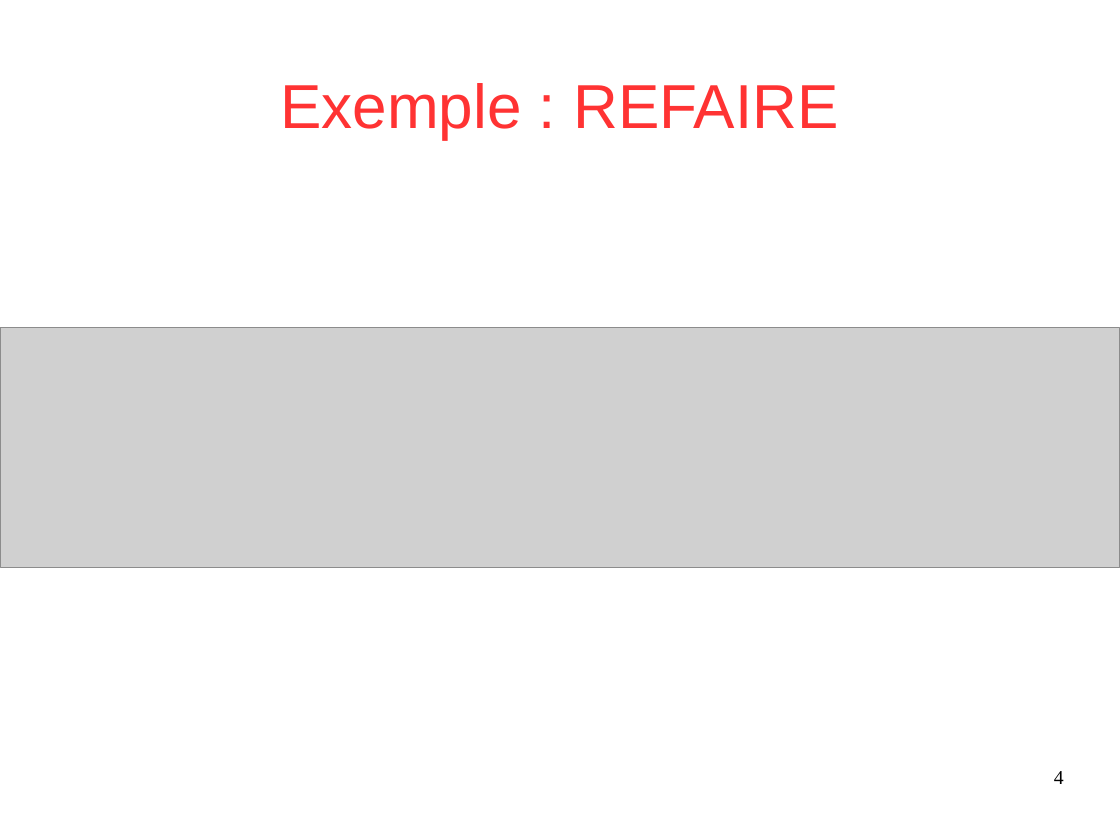
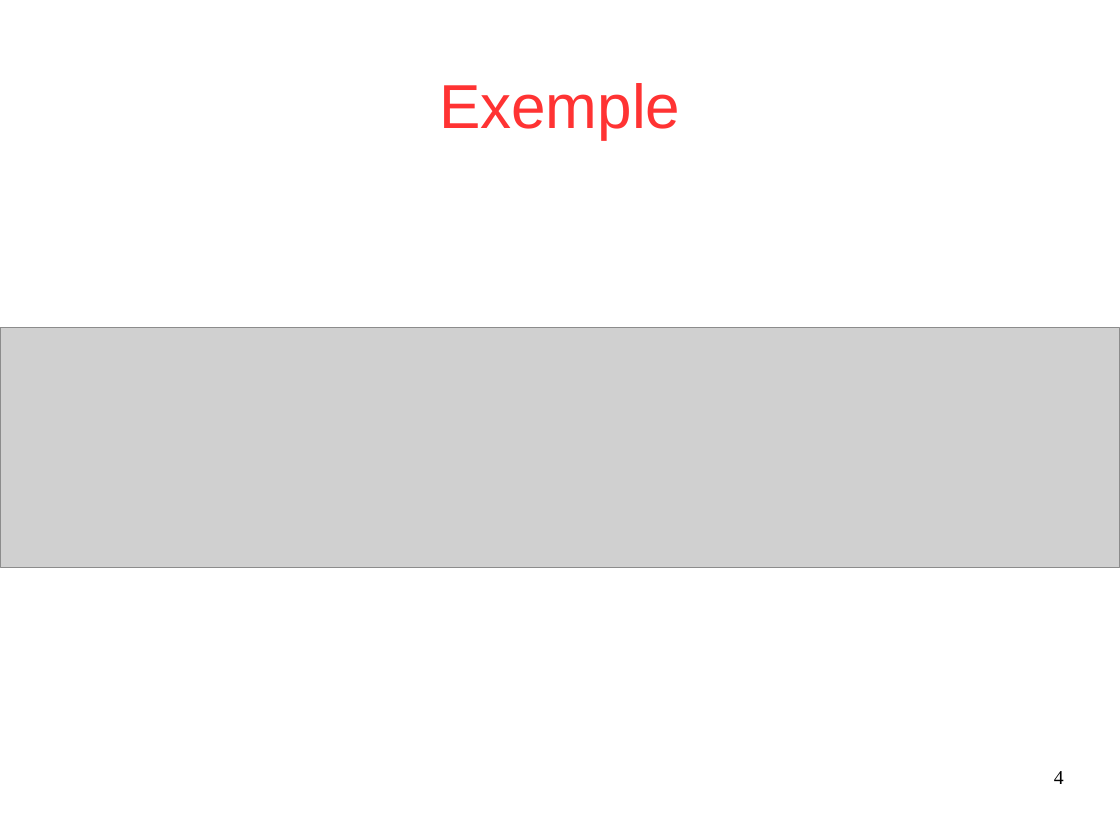
Before and after one commit to Sle3pingForest/StageL3, a slide deck: slide 4 of RapportDamien/presentation.odp. Drawn at 1120x840 pixels with LibreOffice and Linux fonts; fonts in the diff are those of the drawing; grey boxes stand for pictures; background and template pictures are left out. Boxes give left, top, right and bottom in pixels: in the first picture for what was removed or moved away, otherwise in the second. Text is boxed around its words. In the diff, an @@ line names an element or a change of style, - is before the commit and + after.

```diff
--- a/RapportDamien/presentation.odp
+++ b/RapportDamien/presentation.odp
@@ title at [439,83,680,139]: text changed @@
-Exemple : REFAIRE
+Exemple
```
Also in this commit, not shown: 1 other slide changed.
